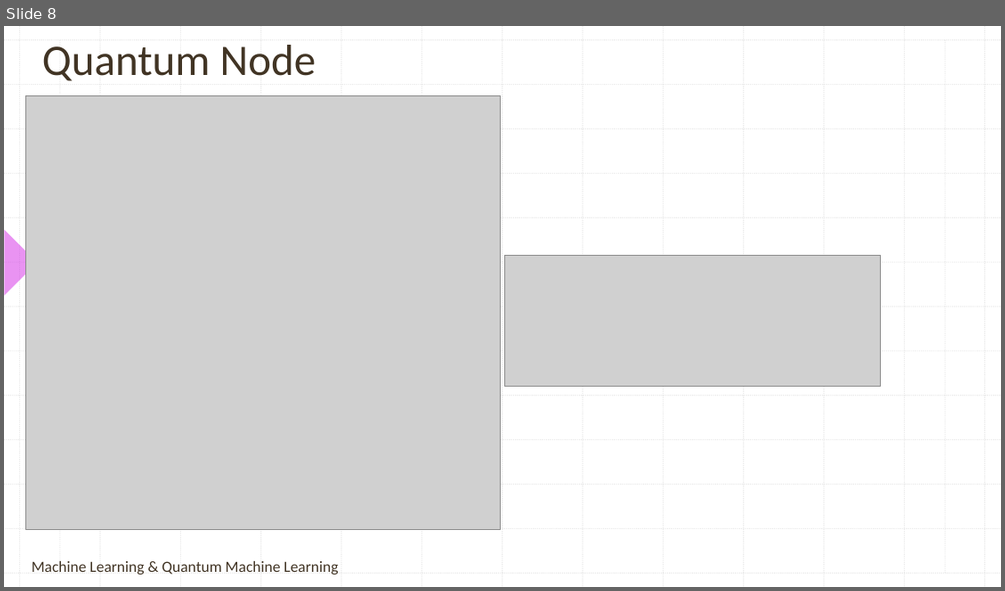
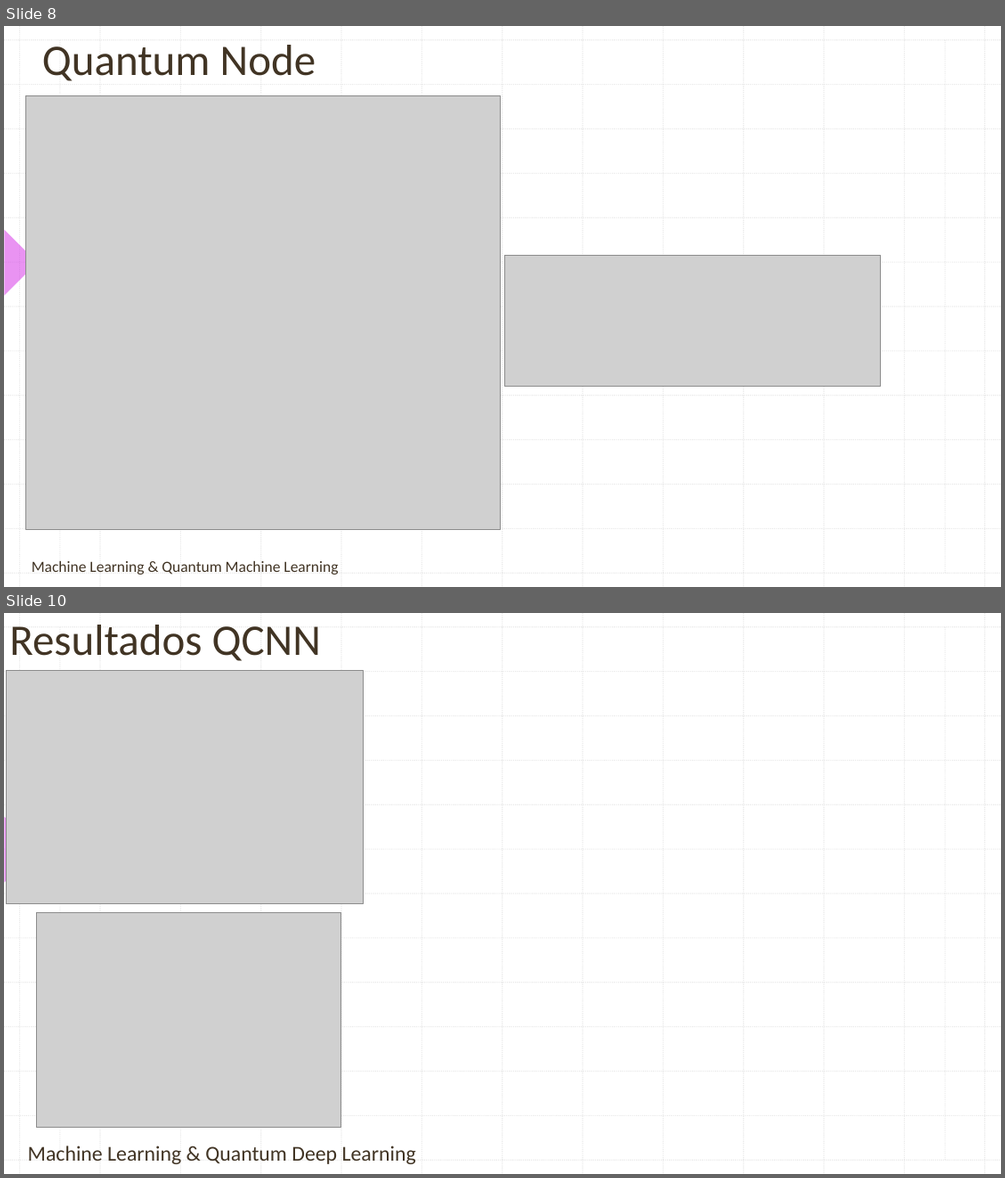
Before and after one commit to contepablod/QCNNCancerBinaryClassifier, a slide deck: Clasificador Cancerígeno por Imagenes.pptx. Shown one above the other, each under a label of ours: slide 8 before the commit, slides 8 and 10 after it; the slides between them are not shown. The pictures are 1005x591 and 1005x1178 pixels, drawn with LibreOffice and Linux fonts; fonts in the diff are those of the drawing; grey boxes stand for pictures; background and template pictures are left out. Boxes give left, top, right and bottom in pixels: in the first picture for what was removed or moved away, otherwise in the second. Text is boxed around its words. In the diff, an @@ line names an element or a change of style, - is before the commit and + after.

```diff
--- a/Clasificador Cancerígeno por Imagenes.pptx
+++ b/Clasificador Cancerígeno por Imagenes.pptx
@@ slide 10 added at bbox=[4, 613, 1001, 1174], background picture (left out); not listed: 29 template elements that a slide beside it also shows @@
@@ title added at bbox=[9, 625, 321, 661], 42 pt, text #413424 @@
+Resultados QCNN
@@ picture added at bbox=[6, 671, 362, 904] @@
@@ picture added at bbox=[36, 913, 340, 1127] @@
@@ text added at bbox=[28, 1145, 416, 1164], 20.4 pt, text #413424 @@
+Machine Learning & Quantum Deep Learning
```
Also in this commit, not shown: 2 slides changed, 1 other slide added.
